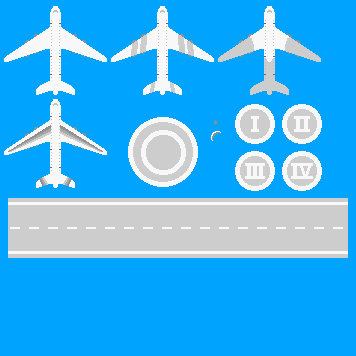
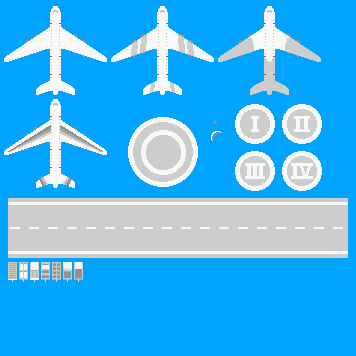
Layer changes from the first 356×356 image to the second:
added group "Luggage Cars" with 7 layers above "Layer 3" over (x1=8, y1=262, x2=83, y2=282)
added layer "Layer 10" in group "Luggage Cars" over (x1=74, y1=262, x2=83, y2=282)
added layer "Layer 9" in group "Luggage Cars" over (x1=63, y1=262, x2=72, y2=282)
added layer "Layer 8 copy 2" in group "Luggage Cars" over (x1=52, y1=262, x2=61, y2=282)
added layer "Layer 8 copy" in group "Luggage Cars" over (x1=8, y1=262, x2=17, y2=282)
added layer "Layer 8" in group "Luggage Cars" over (x1=19, y1=262, x2=28, y2=282)
added layer "Layer 7" in group "Luggage Cars" over (x1=30, y1=262, x2=39, y2=282)
added layer "Layer 6" in group "Luggage Cars" over (x1=41, y1=262, x2=50, y2=282)
